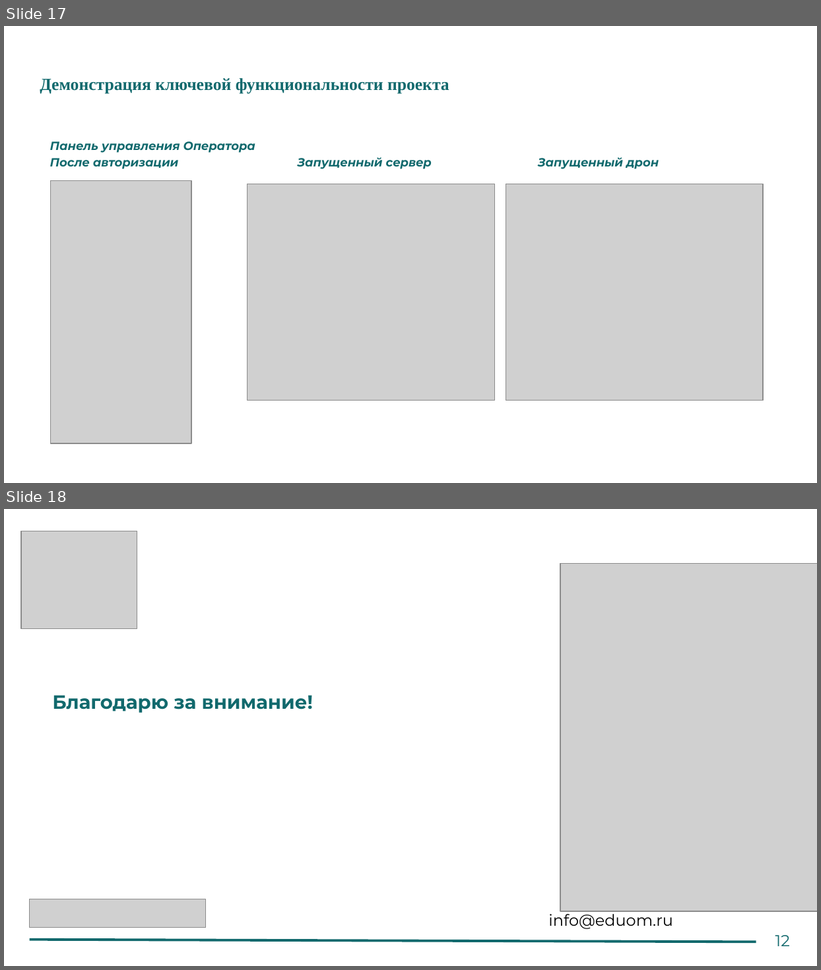
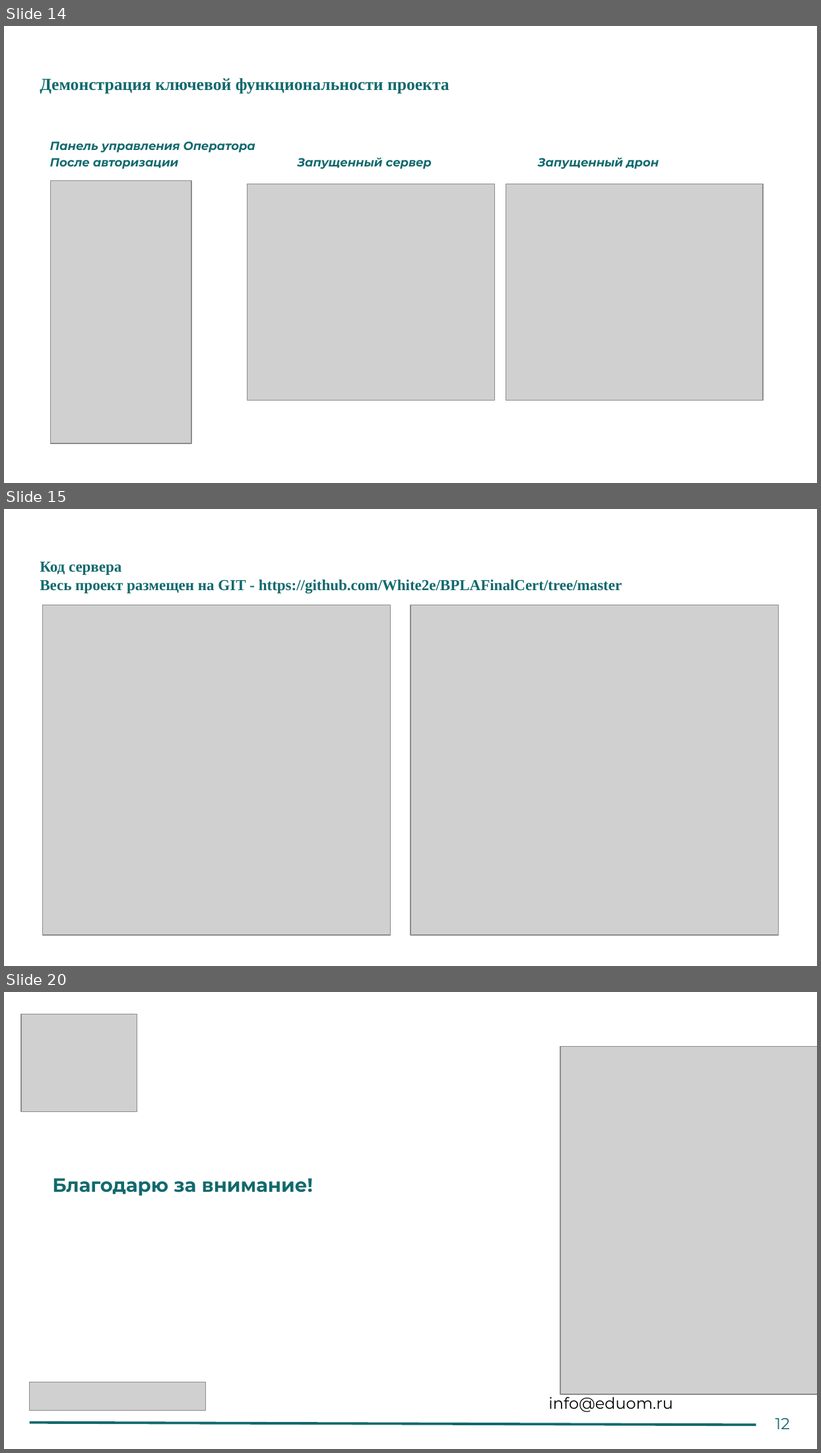
Before and after one commit to White2e/BPLAFinalCert, a slide deck: Python_разработка_для_БПЛА_паттерны_проектирования,_API_интерфейсы+(6).pptx. Shown one above the other, each under a label of ours: slides 17 and 18 before the commit, slides 14, 15 and 20 after it; the slides between them are not shown. The pictures are 821x970 and 821x1453 pixels, drawn with LibreOffice and Linux fonts; fonts in the diff are those of the drawing; grey boxes stand for pictures. Boxes give left, top, right and bottom in pixels: in the first picture for what was removed or moved away, otherwise in the second. Text is boxed around its words. In the diff, an @@ line names an element or a change of style, - is before the commit and + after.

```diff
--- a/Python_разработка_для_БПЛА_паттерны_проектирования,_API_интерфейсы+(6).pptx
+++ b/Python_разработка_для_БПЛА_паттерны_проектирования,_API_интерфейсы+(6).pptx
@@ slide 15 added at [4,509,817,966], background #FFFFFF @@
@@ title added at [40,562,622,593], 13.5 pt, text #11696D, bold @@
+Код сервера
+Весь проект размещен на GIT - https://github.com/White2e/BPLAFinalCert/tree/master
@@ picture added at [43,605,391,935] @@
@@ picture added at [411,605,778,935] @@
@@ what was slide 17 is now slide 14 @@
@@ what was slide 18 is now slide 20 @@
```
Also in this commit, not shown: 3 slides changed, 4 other slides added, 3 slides removed.
